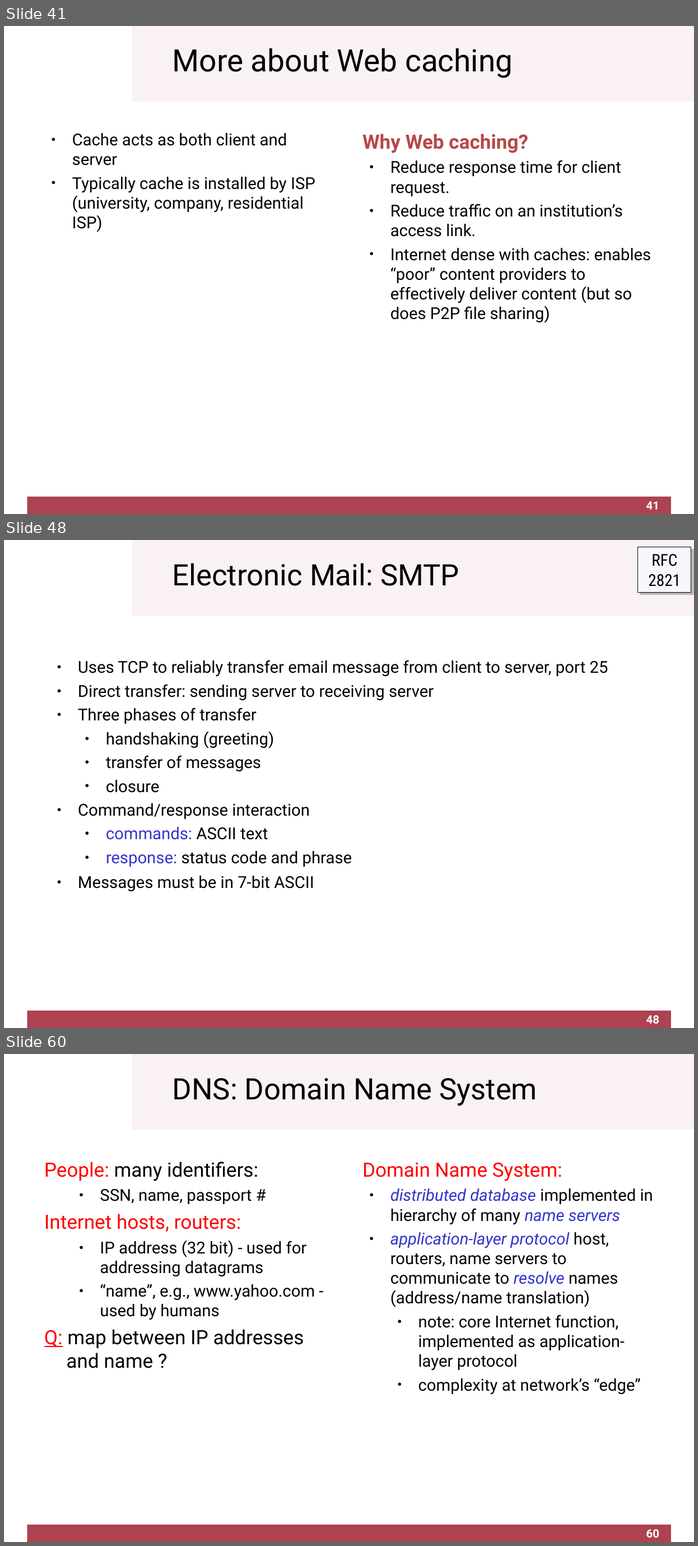
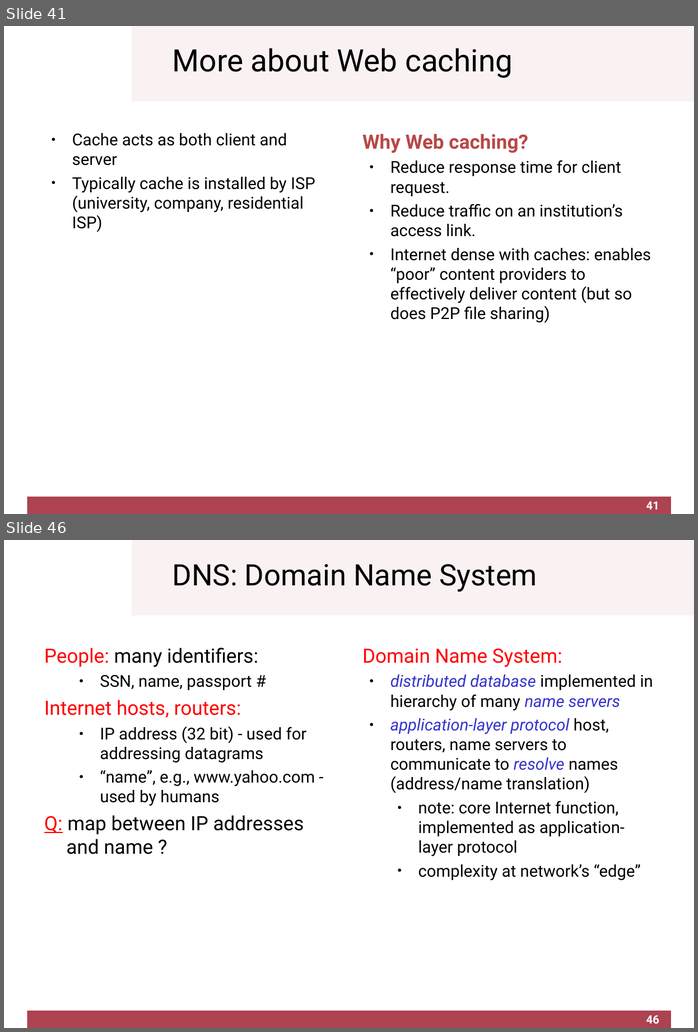
Before and after one commit to cletomartin/redes1, a slide deck: slides/application.odp. Shown one above the other, each under a label of ours: slides 41, 48 and 60 before the commit, slides 41 and 46 after it; the slides between them are not shown. The pictures are 698x1546 and 698x1032 pixels, drawn with LibreOffice and Linux fonts; fonts in the diff are those of the drawing; background and template pictures are left out. Boxes give left, top, right and bottom in pixels: in the first picture for what was removed or moved away, otherwise in the second. Text is boxed around its words. In the diff, an @@ line names an element or a change of style, - is before the commit and + after.

```diff
--- a/slides/application.odp
+++ b/slides/application.odp
@@ slide 48 removed at (4, 540, 694, 1028), background #FFFFFF; not listed: 2 template elements that a slide beside it also shows @@
@@ rectangle removed at (638, 547, 691, 593) @@
-RFC
-2821
@@ title removed at (173, 563, 459, 586) @@
-Electronic Mail: SMTP
@@ text removed at (78, 660, 608, 891) @@
-● Uses TCP to reliably transfer email message from client to server, port 25
-● Direct transfer: sending server to receiving server
-● Three phases of transfer
-  ● handshaking (greeting)
-  ● transfer of messages
-  ● closure
-● Command/response interaction
-  ● commands: ASCII text
-  ● response: status code and phrase
-● Messages must be in 7-bit ASCII
@@ page number removed at (646, 1015, 660, 1023) @@
-48
@@ what was slide 60 is now slide 46 @@
@@ page number at (646, 1015, 660, 1023): text changed @@
-60
+46
```
Also in this commit, not shown: 8 slides changed, 13 other slides removed, 5 other files.
